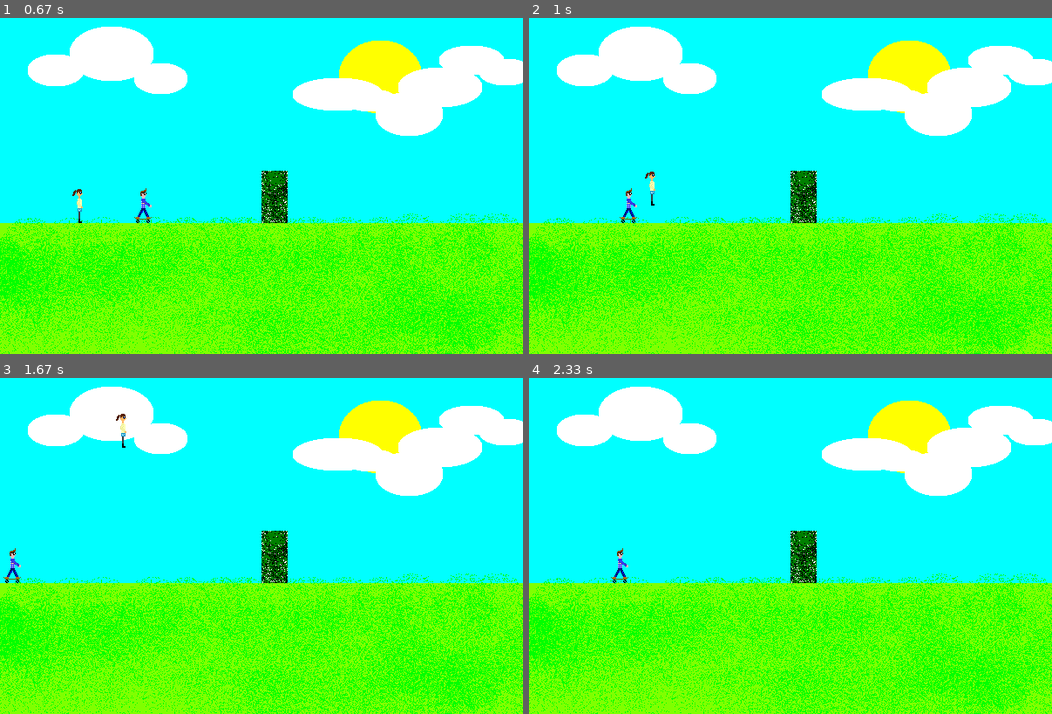
Above: before the commit, frames 1-4 (two rows, left to right).
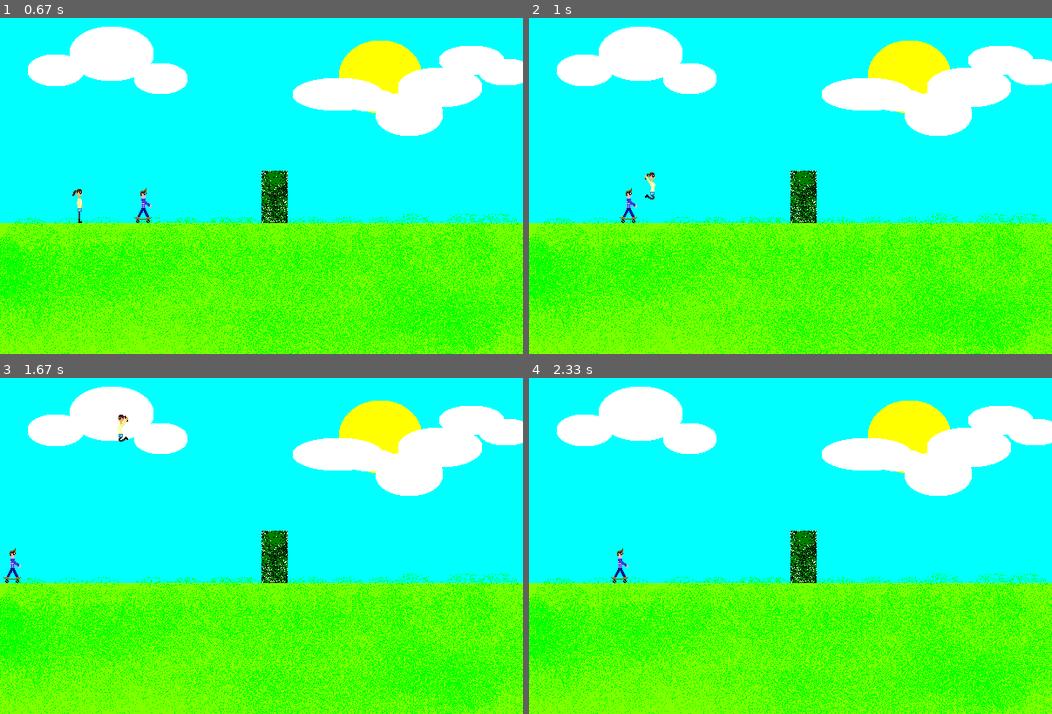
Above: after the commit, the same moments.

Repository: nagellack/SarahGame
Game: pygame game, started from Project/main.py
Two runs of this game, one before a commit and one after it. Both use one fixed random seed, a clock stepped at 60 frames per second and the inputs below. The source is Python 2; it was converted automatically to run under Python 3.
Inputs:
- Up to frame 1 (0.67 s): hold Right from 0.33 s (still down)
- Up to frame 2 (1 s): release Right at 0.8 s; hold Right from 0.83 s (still down); tap Space at 0.9 s
- Up to frame 3 (1.67 s): tap Space at 1.2, 1.4 s; release Right at 1.3 s; hold Left from 1.33 s (still down)
- Up to frame 4 (2.33 s): tap Space at 1.7, 1.97, 2.3 s; release Left at 1.87 s; hold Down 1.9-2.2 s; hold Left from 2.23 s (still down)

Frame 1 is identical in both runs. In frame 2, less than 0.1% of the frame differs, in the area x 22-25%, y 45-56%; in frame 3, 0.1%, in the area x 22-25%, y 10-21%; in frame 4, nothing differs.

Commit message:
Movement Animation

Diff:
--- a/Project/Charactor.py
+++ b/Project/Charactor.py
@@ -14,6 +14,13 @@
         self.isjumping = 0
         self.isalive = 1
         self.fighting = 0
+
+        self.standingright = 'sarah.png'
+        self.standingleft = 'sarahl.png'
+        self.movingright = 'sarahmove.png'
+        self.movingleft = 'sarahmovel.png'
+        self.jumpingright = 'sarahjump.png'
+        self.jumpingleft = 'sarahjumpl.png'
 
     def gravity(self, sector):
         if self.isjumping==0:
@@ -43,6 +50,7 @@
         if sector.hasObstacle([newx,newy],self.width,self.height)==0:
             self.y = newy
             self.x = newx
+            self.image=self.jumpingright
         else:
             self.isjumping=0
             return 0
@@ -58,6 +66,7 @@
         if sector.hasObstacle([newx,newy],self.width,self.height)==0:
             self.y = newy
             self.x = newx
+            self.image=self.jumpingleft
         else:
             self.isjumping=0
             return 0
@@ -95,6 +104,11 @@
             if sector.hasObstacle([newx,newy],self.width,self.height)==0:
                 self.x = newx
                 self.y = newy
+                if self.isjumping==0:
+                    if self.image!='sarahmove.png':
+                        self.image='sarahmove.png'
+                    else:
+                        self.image='sarah.png'
             else:
                 self.gravity(sector)
                 self.isjumping=0
@@ -106,6 +120,11 @@
             if sector.hasObstacle([newx,newy],self.width,self.height)==0:
                 self.x = newx
                 self.y = newy
+                if self.isjumping==0:
+                    if self.image!='sarahmovel.png':
+                        self.image='sarahmovel.png'
+                    else:
+                        self.image='sarahl.png'
             else:
                 self.gravity(sector)
                 self.isjumping=0
--- a/Project/Game.py
+++ b/Project/Game.py
@@ -61,6 +61,7 @@
 
         elif event == "JumpRight":
             currentS = self.getCurrentSectors()
+            print currentS
             if self.charactor.jumpright(currentS):
                 self.evManager.post("MoveEvent")
         elif event == "JumpLeft":
--- a/Project/PygameView.py
+++ b/Project/PygameView.py
@@ -36,6 +36,7 @@
 
             self.screen.blit(self.sectorimg,self.charrect,self.charrect)
             self.screen.blit(self.sectorimg,[0,0,600,400])
+            self.charimage = pygame.image.load(self.character.image)
             if self.character.isalive:
                 print 'alive'
                 self.screen.blit(self.charimage,self.charrect)
Binary file added: Project/sarahjumpl.png
Binary file added: Project/sarahl.png
Binary file added: Project/sarahmovel.png
